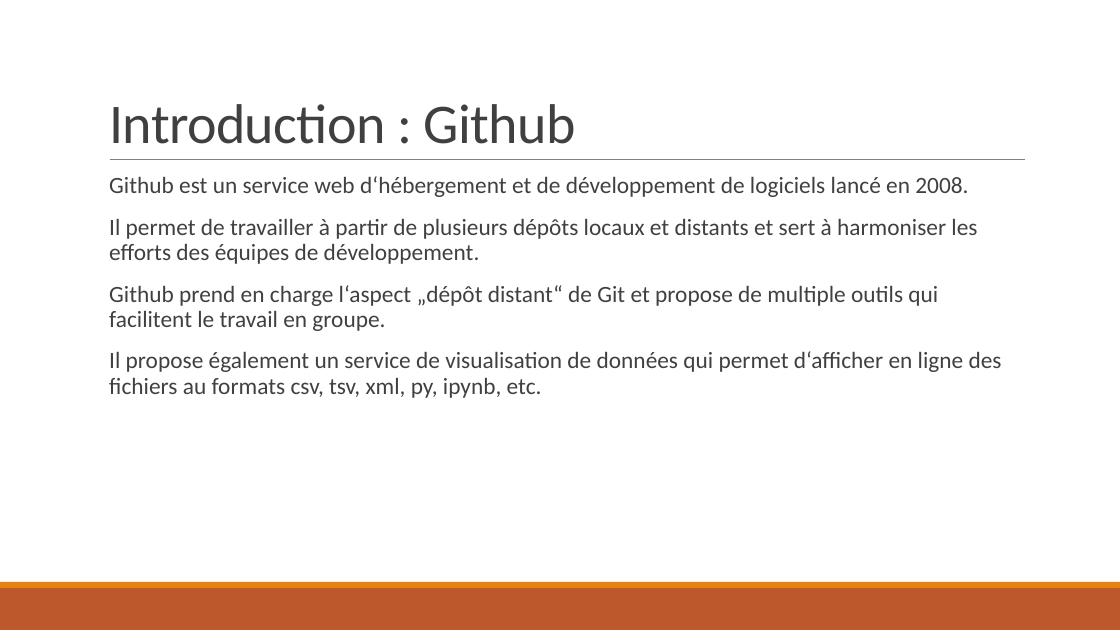
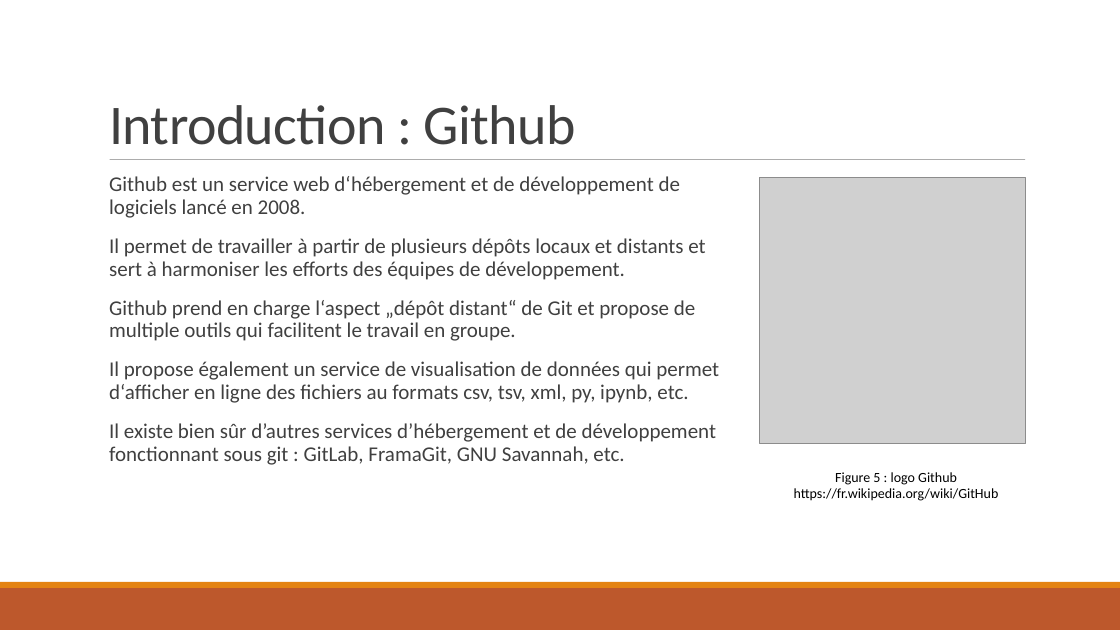
Before and after one commit to Mareike2405/SupportGitGithub, a slide deck: slide 6 of FormationGitGithub.pptx. Drawn at 1120x630 pixels with LibreOffice and Linux fonts; fonts in the diff are those of the drawing; grey boxes stand for pictures. Boxes give left, top, right and bottom in pixels: in the first picture for what was removed or moved away, otherwise in the second. Text is boxed around its words. In the diff, an @@ line names an element or a change of style, - is before the commit and + after.

```diff
--- a/FormationGitGithub.pptx
+++ b/FormationGitGithub.pptx
@@ text at <box>109,176,719,403</box>: size 20 to 18 pt in "Github est un service web d‘hébergement et ...", "Il permet de travailler à partir de ...", "Github prend en charge l‘aspect „dépôt distant“ ...", "Il propose également un service de visualisation ..." @@
@@ line (110, 160) - (1026, 160): stroke #808080 0.5 pt to #808080 0.51 pt @@
@@ picture added at <box>760,178,1026,444</box> @@
@@ text at <box>109,423,716,465</box>: paragraph added @@
+  Il existe bien sûr d’autres services d’hébergement et de développement fonctionnant sous git : GitLab, FramaGit, GNU Savannah, etc.
@@ text added at <box>794,472,999,501</box>, 12 pt, text #000000 @@
+Figure 5 : logo Github
+https://fr.wikipedia.org/wiki/GitHub
```
Also in this commit, not shown: 13 other slides changed.
